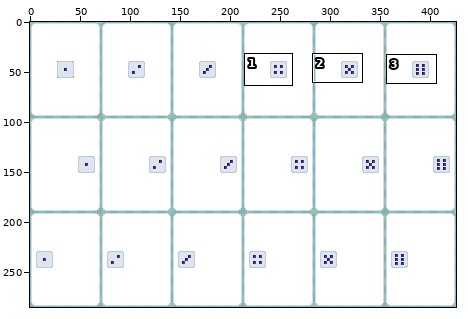
Edited in one commit: pixel-art file (assets/asperite/dice_on_cards.aseprite). The first picture is a wide view before the edit; the outline marks the close-up.
Close-up. Before the edit:
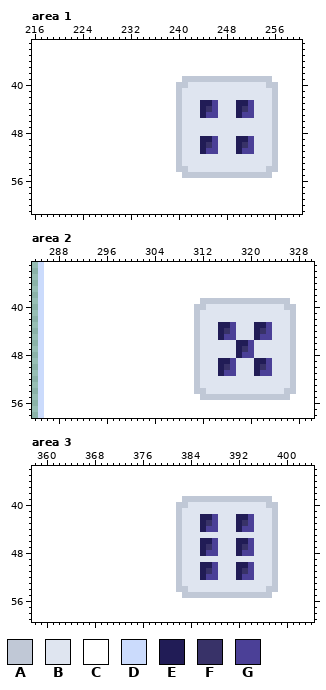
426x285 pixels, 1 frame. Shown: area 1: x 216..260, y 33..61; area 2: x 284..330, y 33..58; area 3: x 358..404, y 34..59. The commit also changed other parts of the picture, which this record leaves out.
Visible layers, top first: "Layer 2", "center".
Palette (. is transparent): A #c0c8d6  B #dfe5f0  C #ffffff  D #cbdbfc  E #211c56  F #383268  G #4b4097
Pixels before, area 1, first column x 216:
33 CCCCCCCCCCCCCCCCCCCCCCCCCCCCCCCCCCCCCCCCCCCCC
34 CCCCCCCCCCCCCCCCCCCCCCCCCCCCCCCCCCCCCCCCCCCCC
35 CCCCCCCCCCCCCCCCCCCCCCCCCCCCCCCCCCCCCCCCCCCCC
36 CCCCCCCCCCCCCCCCCCCCCCCCCCCCCCCCCCCCCCCCCCCCC
37 CCCCCCCCCCCCCCCCCCCCCCCCCCCCCCCCCCCCCCCCCCCCC
38 CCCCCCCCCCCCCCCCCCCCCCCCCCCCCCCCCCCCCCCCCCCCC
39 CCCCCCCCCCCCCCCCCCCCCCCCCAAAAAAAAAAAAAAACCCCC
40 CCCCCCCCCCCCCCCCCCCCCCCCAABBBBBBBBBBBBBAACCCC
41 CCCCCCCCCCCCCCCCCCCCCCCCABBBBBBBBBBBBBBBACCCC
42 CCCCCCCCCCCCCCCCCCCCCCCCABBBBBBBBBBBBBBBACCCC
43 CCCCCCCCCCCCCCCCCCCCCCCCABBBEEGBBBEEGBBBACCCC
44 CCCCCCCCCCCCCCCCCCCCCCCCABBBEFGBBBEFGBBBACCCC
45 CCCCCCCCCCCCCCCCCCCCCCCCABBBEGGBBBEGGBBBACCCC
46 CCCCCCCCCCCCCCCCCCCCCCCCABBBBBBBBBBBBBBBACCCC
47 CCCCCCCCCCCCCCCCCCCCCCCCABBBBBBBBBBBBBBBACCCC
48 CCCCCCCCCCCCCCCCCCCCCCCCABBBBBBBBBBBBBBBACCCC
49 CCCCCCCCCCCCCCCCCCCCCCCCABBBEEGBBBEEGBBBACCCC
50 CCCCCCCCCCCCCCCCCCCCCCCCABBBEFGBBBEFGBBBACCCC
51 CCCCCCCCCCCCCCCCCCCCCCCCABBBEGGBBBEGGBBBACCCC
52 CCCCCCCCCCCCCCCCCCCCCCCCABBBBBBBBBBBBBBBACCCC
53 CCCCCCCCCCCCCCCCCCCCCCCCABBBBBBBBBBBBBBBACCCC
54 CCCCCCCCCCCCCCCCCCCCCCCCAABBBBBBBBBBBBBAACCCC
55 CCCCCCCCCCCCCCCCCCCCCCCCCAAAAAAAAAAAAAAACCCCC
56 CCCCCCCCCCCCCCCCCCCCCCCCCCCCCCCCCCCCCCCCCCCCC
57 CCCCCCCCCCCCCCCCCCCCCCCCCCCCCCCCCCCCCCCCCCCCC
58 CCCCCCCCCCCCCCCCCCCCCCCCCCCCCCCCCCCCCCCCCCCCC
59 CCCCCCCCCCCCCCCCCCCCCCCCCCCCCCCCCCCCCCCCCCCCC
60 CCCCCCCCCCCCCCCCCCCCCCCCCCCCCCCCCCCCCCCCCCCCC
61 CCCCCCCCCCCCCCCCCCCCCCCCCCCCCCCCCCCCCCCCCCCCC
Pixels before, area 2, first column x 285:
33 DCCCCCCCCCCCCCCCCCCCCCCCCCCCCCCCCCCCCCCCCCCCCC
34 DCCCCCCCCCCCCCCCCCCCCCCCCCCCCCCCCCCCCCCCCCCCCC
35 DCCCCCCCCCCCCCCCCCCCCCCCCCCCCCCCCCCCCCCCCCCCCC
36 DCCCCCCCCCCCCCCCCCCCCCCCCCCCCCCCCCCCCCCCCCCCCC
37 DCCCCCCCCCCCCCCCCCCCCCCCCCCCCCCCCCCCCCCCCCCCCC
38 DCCCCCCCCCCCCCCCCCCCCCCCCCCCCCCCCCCCCCCCCCCCCC
39 DCCCCCCCCCCCCCCCCCCCCCCCCCCAAAAAAAAAAAAAAACCCC
40 DCCCCCCCCCCCCCCCCCCCCCCCCCAABBBBBBBBBBBBBAACCC
41 DCCCCCCCCCCCCCCCCCCCCCCCCCABBBBBBBBBBBBBBBACCC
42 DCCCCCCCCCCCCCCCCCCCCCCCCCABBBBBBBBBBBBBBBACCC
43 DCCCCCCCCCCCCCCCCCCCCCCCCCABBBEEGBBBEEGBBBACCC
44 DCCCCCCCCCCCCCCCCCCCCCCCCCABBBEFGBBBEFGBBBACCC
45 DCCCCCCCCCCCCCCCCCCCCCCCCCABBBEGGBBBEGGBBBACCC
46 DCCCCCCCCCCCCCCCCCCCCCCCCCABBBBBBEEGBBBBBBACCC
47 DCCCCCCCCCCCCCCCCCCCCCCCCCABBBBBBEFGBBBBBBACCC
48 DCCCCCCCCCCCCCCCCCCCCCCCCCABBBBBBEGGBBBBBBACCC
49 DCCCCCCCCCCCCCCCCCCCCCCCCCABBBEEGBBBEEGBBBACCC
50 DCCCCCCCCCCCCCCCCCCCCCCCCCABBBEFGBBBEFGBBBACCC
51 DCCCCCCCCCCCCCCCCCCCCCCCCCABBBEGGBBBEGGBBBACCC
52 DCCCCCCCCCCCCCCCCCCCCCCCCCABBBBBBBBBBBBBBBACCC
53 DCCCCCCCCCCCCCCCCCCCCCCCCCABBBBBBBBBBBBBBBACCC
54 DCCCCCCCCCCCCCCCCCCCCCCCCCAABBBBBBBBBBBBBAACCC
55 DCCCCCCCCCCCCCCCCCCCCCCCCCCAAAAAAAAAAAAAAACCCC
56 DCCCCCCCCCCCCCCCCCCCCCCCCCCCCCCCCCCCCCCCCCCCCC
57 DCCCCCCCCCCCCCCCCCCCCCCCCCCCCCCCCCCCCCCCCCCCCC
58 DCCCCCCCCCCCCCCCCCCCCCCCCCCCCCCCCCCCCCCCCCCCCC
Pixels before, area 3, first column x 358:
34 CCCCCCCCCCCCCCCCCCCCCCCCCCCCCCCCCCCCCCCCCCCCCCC
35 CCCCCCCCCCCCCCCCCCCCCCCCCCCCCCCCCCCCCCCCCCCCCCC
36 CCCCCCCCCCCCCCCCCCCCCCCCCCCCCCCCCCCCCCCCCCCCCCC
37 CCCCCCCCCCCCCCCCCCCCCCCCCCCCCCCCCCCCCCCCCCCCCCC
38 CCCCCCCCCCCCCCCCCCCCCCCCCCCCCCCCCCCCCCCCCCCCCCC
39 CCCCCCCCCCCCCCCCCCCCCCCCCAAAAAAAAAAAAAAACCCCCCC
40 CCCCCCCCCCCCCCCCCCCCCCCCAABBBBBBBBBBBBBAACCCCCC
41 CCCCCCCCCCCCCCCCCCCCCCCCABBBBBBBBBBBBBBBACCCCCC
42 CCCCCCCCCCCCCCCCCCCCCCCCABBBEEGBBBEEGBBBACCCCCC
43 CCCCCCCCCCCCCCCCCCCCCCCCABBBEFGBBBEFGBBBACCCCCC
44 CCCCCCCCCCCCCCCCCCCCCCCCABBBEGGBBBEGGBBBACCCCCC
45 CCCCCCCCCCCCCCCCCCCCCCCCABBBBBBBBBBBBBBBACCCCCC
46 CCCCCCCCCCCCCCCCCCCCCCCCABBBEEGBBBEEGBBBACCCCCC
47 CCCCCCCCCCCCCCCCCCCCCCCCABBBEFGBBBEFGBBBACCCCCC
48 CCCCCCCCCCCCCCCCCCCCCCCCABBBEGGBBBEGGBBBACCCCCC
49 CCCCCCCCCCCCCCCCCCCCCCCCABBBBBBBBBBBBBBBACCCCCC
50 CCCCCCCCCCCCCCCCCCCCCCCCABBBEEGBBBEEGBBBACCCCCC
51 CCCCCCCCCCCCCCCCCCCCCCCCABBBEFGBBBEFGBBBACCCCCC
52 CCCCCCCCCCCCCCCCCCCCCCCCABBBEGGBBBEGGBBBACCCCCC
53 CCCCCCCCCCCCCCCCCCCCCCCCABBBBBBBBBBBBBBBACCCCCC
54 CCCCCCCCCCCCCCCCCCCCCCCCAABBBBBBBBBBBBBAACCCCCC
55 CCCCCCCCCCCCCCCCCCCCCCCCCAAAAAAAAAAAAAAACCCCCCC
56 CCCCCCCCCCCCCCCCCCCCCCCCCCCCCCCCCCCCCCCCCCCCCCC
57 CCCCCCCCCCCCCCCCCCCCCCCCCCCCCCCCCCCCCCCCCCCCCCC
58 CCCCCCCCCCCCCCCCCCCCCCCCCCCCCCCCCCCCCCCCCCCCCCC
59 CCCCCCCCCCCCCCCCCCCCCCCCCCCCCCCCCCCCCCCCCCCCCCC
Now the later version:
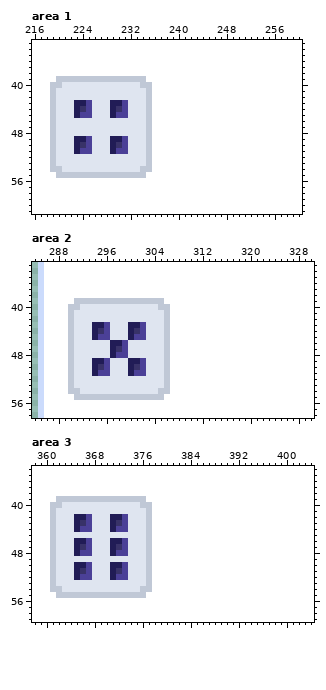
Changes in this commit:
Changed rows in their new state; - is an unchanged pixel.
Area 1, layer "Flattened":
first column x 219:
39 -AAAAAAAAAAAAAAA------CCCCCCCCCCCCCCC-
40 AABBBBBBBBBBBBBAA----CCCCCCCCCCCCCCCCC
41 ABBBBBBBBBBBBBBBA----CCCCCCCCCCCCCCCCC
42 ABBBBBBBBBBBBBBBA----CCCCCCCCCCCCCCCCC
43 ABBBEEGBBBEEGBBBA----CCCCCCCCCCCCCCCCC
44 ABBBEFGBBBEFGBBBA----CCCCCCCCCCCCCCCCC
45 ABBBEGGBBBEGGBBBA----CCCCCCCCCCCCCCCCC
46 ABBBBBBBBBBBBBBBA----CCCCCCCCCCCCCCCCC
47 ABBBBBBBBBBBBBBBA----CCCCCCCCCCCCCCCCC
48 ABBBBBBBBBBBBBBBA----CCCCCCCCCCCCCCCCC
49 ABBBEEGBBBEEGBBBA----CCCCCCCCCCCCCCCCC
50 ABBBEFGBBBEFGBBBA----CCCCCCCCCCCCCCCCC
51 ABBBEGGBBBEGGBBBA----CCCCCCCCCCCCCCCCC
52 ABBBBBBBBBBBBBBBA----CCCCCCCCCCCCCCCCC
53 ABBBBBBBBBBBBBBBA----CCCCCCCCCCCCCCCCC
54 AABBBBBBBBBBBBBAA----CCCCCCCCCCCCCCCCC
55 -AAAAAAAAAAAAAAA------CCCCCCCCCCCCCCC-
Area 2, layer "Flattened":
first column x 290:
39 -AAAAAAAAAAAAAAA------CCCCCCCCCCCCCCC-
40 AABBBBBBBBBBBBBAA----CCCCCCCCCCCCCCCCC
41 ABBBBBBBBBBBBBBBA----CCCCCCCCCCCCCCCCC
42 ABBBBBBBBBBBBBBBA----CCCCCCCCCCCCCCCCC
43 ABBBEEGBBBEEGBBBA----CCCCCCCCCCCCCCCCC
44 ABBBEFGBBBEFGBBBA----CCCCCCCCCCCCCCCCC
45 ABBBEGGBBBEGGBBBA----CCCCCCCCCCCCCCCCC
46 ABBBBBBEEGBBBBBBA----CCCCCCCCCCCCCCCCC
47 ABBBBBBEFGBBBBBBA----CCCCCCCCCCCCCCCCC
48 ABBBBBBEGGBBBBBBA----CCCCCCCCCCCCCCCCC
49 ABBBEEGBBBEEGBBBA----CCCCCCCCCCCCCCCCC
50 ABBBEFGBBBEFGBBBA----CCCCCCCCCCCCCCCCC
51 ABBBEGGBBBEGGBBBA----CCCCCCCCCCCCCCCCC
52 ABBBBBBBBBBBBBBBA----CCCCCCCCCCCCCCCCC
53 ABBBBBBBBBBBBBBBA----CCCCCCCCCCCCCCCCC
54 AABBBBBBBBBBBBBAA----CCCCCCCCCCCCCCCCC
55 -AAAAAAAAAAAAAAA------CCCCCCCCCCCCCCC-
Area 3, layer "Flattened":
first column x 361:
39 -AAAAAAAAAAAAAAA------CCCCCCCCCCCCCCC-
40 AABBBBBBBBBBBBBAA----CCCCCCCCCCCCCCCCC
41 ABBBBBBBBBBBBBBBA----CCCCCCCCCCCCCCCCC
42 ABBBEEGBBBEEGBBBA----CCCCCCCCCCCCCCCCC
43 ABBBEFGBBBEFGBBBA----CCCCCCCCCCCCCCCCC
44 ABBBEGGBBBEGGBBBA----CCCCCCCCCCCCCCCCC
45 ABBBBBBBBBBBBBBBA----CCCCCCCCCCCCCCCCC
46 ABBBEEGBBBEEGBBBA----CCCCCCCCCCCCCCCCC
47 ABBBEFGBBBEFGBBBA----CCCCCCCCCCCCCCCCC
48 ABBBEGGBBBEGGBBBA----CCCCCCCCCCCCCCCCC
49 ABBBBBBBBBBBBBBBA----CCCCCCCCCCCCCCCCC
50 ABBBEEGBBBEEGBBBA----CCCCCCCCCCCCCCCCC
51 ABBBEFGBBBEFGBBBA----CCCCCCCCCCCCCCCCC
52 ABBBEGGBBBEGGBBBA----CCCCCCCCCCCCCCCCC
53 ABBBBBBBBBBBBBBBA----CCCCCCCCCCCCCCCCC
54 AABBBBBBBBBBBBBAA----CCCCCCCCCCCCCCCCC
55 -AAAAAAAAAAAAAAA------CCCCCCCCCCCCCCC-
Boxes around the changes in both close-ups, in picture pixels (x1, y1, x2, y2):
changed: (50, 76, 152, 178)
changed: (176, 76, 278, 178)
changed: (68, 298, 170, 400)
changed: (194, 298, 296, 400)
changed: (50, 496, 152, 598)
changed: (176, 496, 278, 598)
